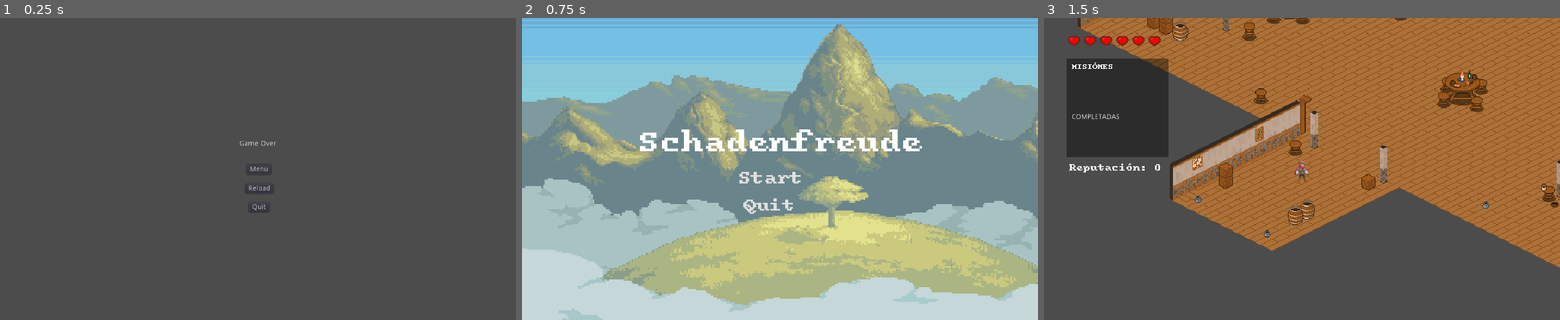
Above: before the commit, frames 1-3 (left to right).
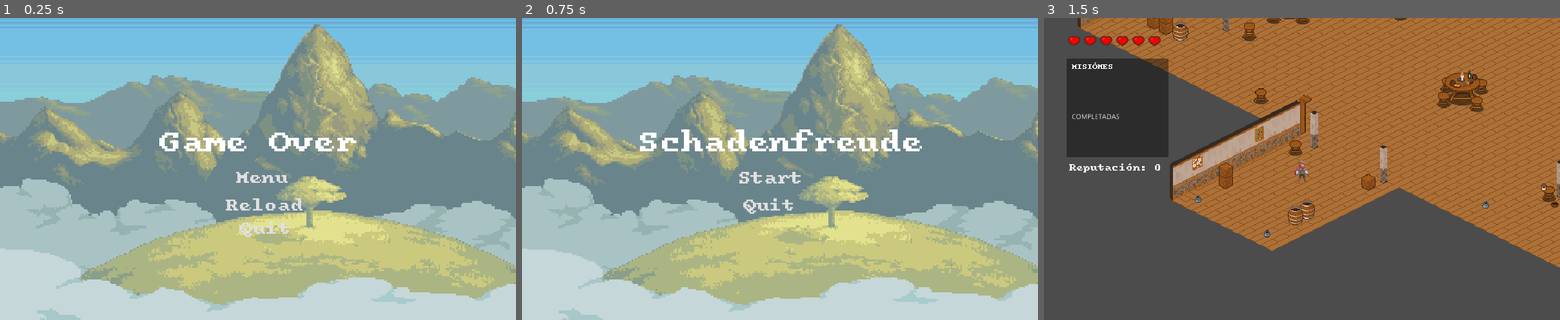
Above: after the commit, the same moments.

Repository: u1973231/Schadenfreude
Game: Godot game, scene res://scenes/GameOver.tscn
Two runs of this game, one before a commit and one after it. Both use one fixed random seed, a clock stepped at 60 frames per second and the inputs below. This scene is started directly instead of the project's main scene.
Inputs:
- Up to frame 1 (0.25 s): no input
- Up to frame 2 (0.75 s): click "Menu" at 0.5 s
- Up to frame 3 (1.5 s): click "Start" at 1.25 s

The runs differ from the first frame. In frame 1, 100% of the frame differs, in the area x 0-100%, y 0-100%; in frame 2, nothing differs; in frame 3, nothing differs.

Commit message:
vGameOver

Diff:
--- a/scenes/GameOver.tscn
+++ b/scenes/GameOver.tscn
@@ -1,6 +1,24 @@
-[gd_scene load_steps=2 format=2]
+[gd_scene load_steps=8 format=2]
 
 [ext_resource path="res://scripts/scr_menu.gd" type="Script" id=1]
+[ext_resource path="res://Font/Salmon Typewriter fonts/Salmon Typewriter 9 Bold.ttf" type="DynamicFontData" id=2]
+[ext_resource path="res://textures/Grassy_Mountains_preview.png" type="Texture" id=3]
+
+[sub_resource type="DynamicFont" id=1]
+size = 49
+font_data = ExtResource( 2 )
+
+[sub_resource type="DynamicFont" id=2]
+size = 29
+font_data = ExtResource( 2 )
+
+[sub_resource type="DynamicFont" id=3]
+size = 29
+font_data = ExtResource( 2 )
+
+[sub_resource type="DynamicFont" id=4]
+size = 29
+font_data = ExtResource( 2 )
 
 [node name="Menu" type="Control"]
 anchor_right = 1.0
@@ -8,50 +26,69 @@
 margin_top = -100.0
 script = ExtResource( 1 )
 
+[node name="TextureRect" type="TextureRect" parent="."]
+anchor_top = 0.5
+anchor_bottom = 0.5
+margin_top = -350.0
+margin_right = 1024.0
+margin_bottom = 350.0
+rect_scale = Vector2( 1.2, 1 )
+texture = ExtResource( 3 )
+expand = true
+
 [node name="CenterContainer" type="CenterContainer" parent="."]
 anchor_left = 0.5
 anchor_top = 0.5
 anchor_right = 0.5
 anchor_bottom = 0.5
-margin_left = -47.0
-margin_top = -20.0
-margin_right = 47.0
-margin_bottom = 20.0
+margin_left = -286.0
+margin_top = -42.0
+margin_right = 286.0
+margin_bottom = 42.0
 
 [node name="VBoxContainer" type="VBoxContainer" parent="CenterContainer"]
-margin_left = 10.0
-margin_top = 13.0
-margin_right = 83.0
-margin_bottom = 27.0
+anchor_left = -0.0332168
+anchor_right = -0.0332168
+margin_left = 88.0
+margin_top = 9.0
+margin_right = 484.0
+margin_bottom = 75.0
 
 [node name="Lose" type="Label" parent="CenterContainer/VBoxContainer"]
-margin_right = 73.0
-margin_bottom = 14.0
-text = "	Game Over"
+margin_right = 396.0
+margin_bottom = 66.0
+custom_fonts/font = SubResource( 1 )
+text = "Game Over"
 align = 1
 
 [node name="Menu" type="Button" parent="CenterContainer/VBoxContainer/Lose"]
-margin_left = 15.0
-margin_top = 48.0
-margin_right = 63.0
-margin_bottom = 68.0
+margin_left = 131.0
+margin_top = 81.0
+margin_right = 278.0
+margin_bottom = 126.0
+custom_fonts/font = SubResource( 2 )
 text = "Menu"
+flat = true
 
 [node name="Start" type="Button" parent="CenterContainer/VBoxContainer/Lose"]
-margin_left = 12.0
-margin_top = 86.0
-margin_right = 67.0
-margin_bottom = 106.0
+margin_left = 125.0
+margin_top = 136.0
+margin_right = 293.0
+margin_bottom = 181.0
+custom_fonts/font = SubResource( 3 )
 text = "Reload"
+flat = true
 
 [node name="Quit" type="Button" parent="CenterContainer/VBoxContainer/Lose"]
 anchor_right = 0.984
 anchor_bottom = 21.956
-margin_left = 19.0
-margin_top = 123.0
-margin_right = -12.832
-margin_bottom = -164.384
+margin_left = 153.0
+margin_top = 167.0
+margin_right = -120.664
+margin_bottom = -1192.1
+custom_fonts/font = SubResource( 4 )
 text = "Quit"
+flat = true
 
 [connection signal="pressed" from="CenterContainer/VBoxContainer/Lose/Menu" to="." method="_on_Menu_pressed"]
 [connection signal="pressed" from="CenterContainer/VBoxContainer/Lose/Start" to="." method="_on_Start_pressed"]
--- a/scenes/Menu.tscn
+++ b/scenes/Menu.tscn
@@ -47,10 +47,6 @@
 margin_bottom = 66.0
 
 [node name="Label" type="Label" parent="CenterContainer/VBoxContainer"]
-anchor_left = -0.361888
-anchor_top = -0.893939
-anchor_right = -0.361888
-anchor_bottom = -0.893939
 margin_right = 572.0
 margin_bottom = 66.0
 custom_fonts/font = SubResource( 1 )
